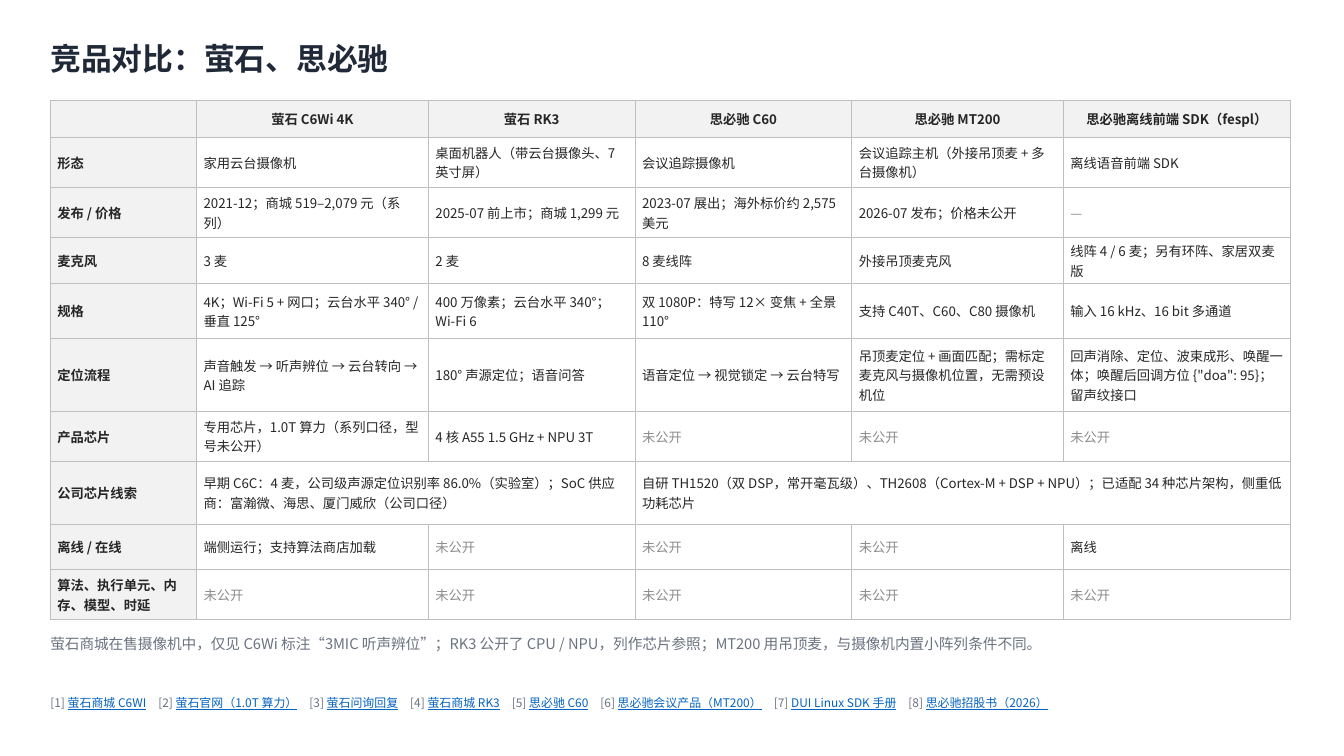
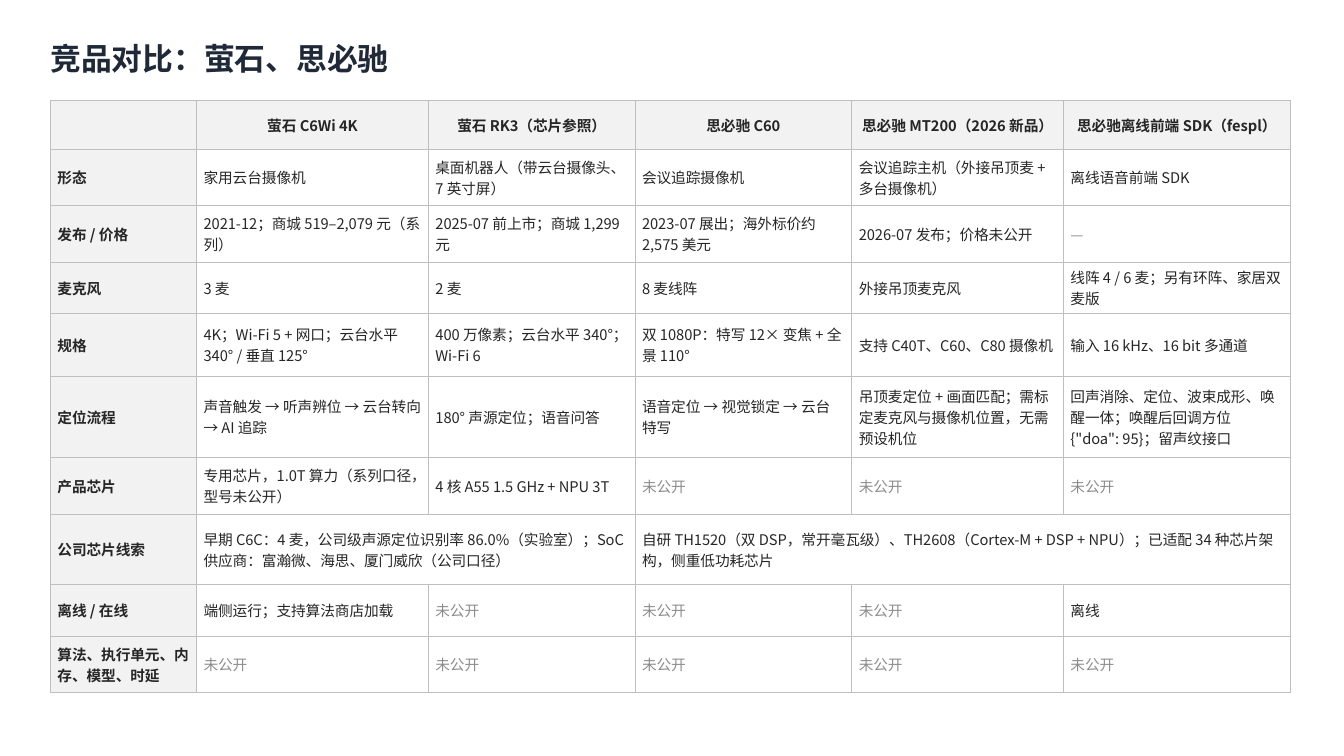
Before and after one commit to ZeroFoxxi/ssl-scene1, a slide deck: slide 1 of 竞品补充页_精简版.pptx. Drawn at 1344x756 pixels with LibreOffice and Linux fonts; fonts in the diff are those of the drawing. Boxes give left, top, right and bottom in pixels: in the first picture for what was removed or moved away, otherwise in the second. Text is boxed around its words. In the diff, an @@ line names an element or a change of style, - is before the commit and + after.

```diff
--- a/竞品补充页_精简版.pptx
+++ b/竞品补充页_精简版.pptx
@@ table at box(50, 101, 1291, 687) @@
-row 1, column 3: 萤石 RK3
+row 1, column 3: 萤石 RK3（芯片参照）
-row 1, column 5: 思必驰 MT200
+row 1, column 5: 思必驰 MT200（2026 新品）
@@ size 9.5 to 10.5 pt @@
@@ text removed at box(50, 636, 1042, 651) @@
-萤石商城在售摄像机中，仅见 C6Wi 标注“3MIC 听声辨位”；RK3 公开了 CPU / NPU，列作芯片参照；MT200 用吊顶麦，与摄像机内置小阵列条件不同。
@@ text removed at box(50, 697, 1048, 710) @@
-[1] 萤石商城 C6WI [2] 萤石官网（1.0T 算力） [3] 萤石问询回复 [4] 萤石商城 RK3 [5] 思必驰 C60 [6] 思必驰会议产品（MT200） [7] DUI Linux SDK 手册 [8] 思必驰招股书（2026）
```
Also in this commit, not shown: 2 other slides changed, 2 other files.
